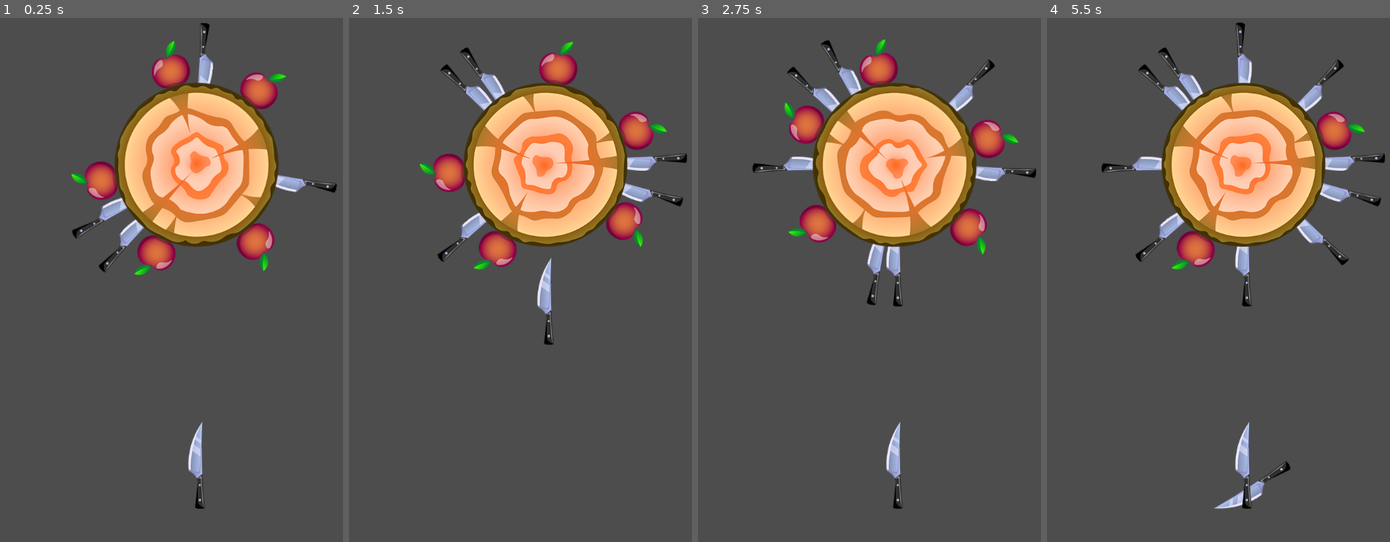
Above: before the commit, frames 1-4 (left to right).
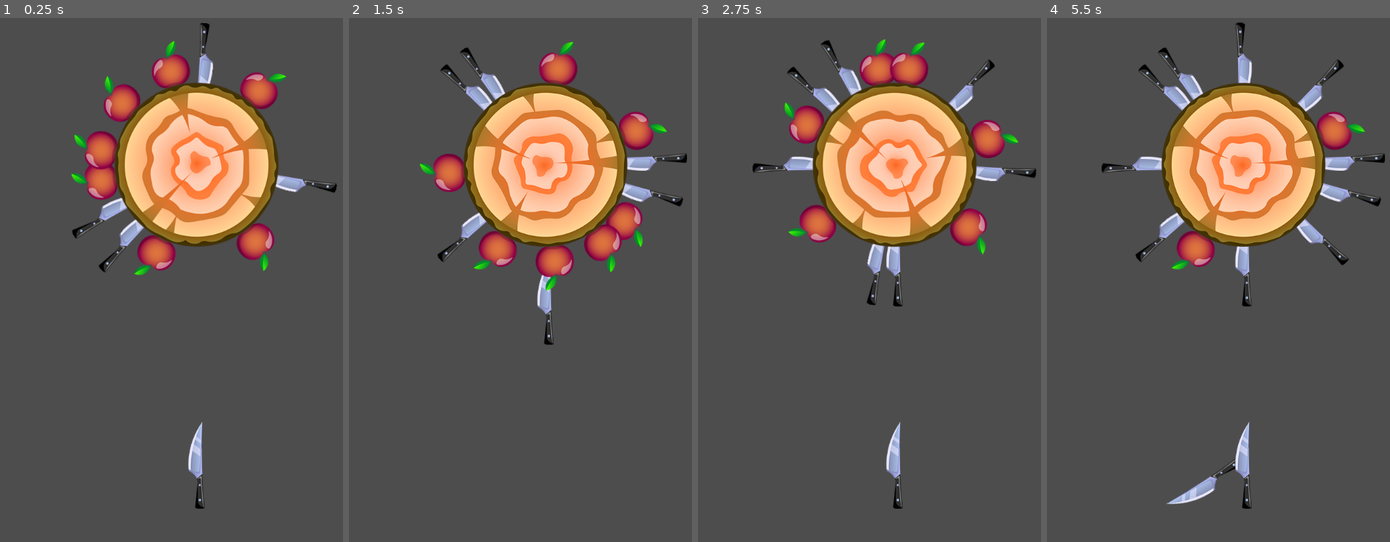
Above: after the commit, the same moments.

Repository: top-it-090304/Spin-Target
Game: Godot game, scene res://scens/game.tscn
The game is run twice, just before and just after one commit, with the same random seed, the same clock (stepped at 60 frames per second) and the same inputs.
Inputs (mouse positions are in pixels of both pictures, inside the frame that each line leads up to):
- Up to frame 1 (0.25 s): no input
- Up to frame 2 (1.5 s): move the mouse to (633, 217) at 0.52 s; click (633, 217) at 0.67 s; move the mouse to (465, 274) at 1.27 s; click (465, 274) at 1.42 s
- Up to frame 3 (2.75 s): move the mouse to (934, 117) at 2.02 s; click (934, 117) at 2.17 s
- Up to frame 4 (5.5 s): move the mouse to (1225, 363) at 2.77 s; click (1225, 363) at 2.92 s; move the mouse to (1362, 337) at 3.52 s; click (1362, 337) at 3.67 s; move the mouse to (1125, 159) at 4.27 s; click (1125, 159) at 4.42 s; move the mouse to (1263, 248) at 5.02 s; click (1263, 248) at 5.17 s

The runs differ from the first frame. In frame 1, 1.2% of the frame differs, in the area x 21-41%, y 11-30%; in frame 2, 1.2%, in the area x 54-80%, y 39-53%; in frame 3, 0.6%; in frame 4, 0.7%.

Commit message:
Сделал систему части как анимацию взрыва цели

Diff:
--- a/spin-target/elements/targets/target/target.gd
+++ b/spin-target/elements/targets/target/target.gd
@@ -4,8 +4,8 @@
 const GENERATION_LIMIT := 10
 const KNIFE_POSITION := Vector2(0, 180)
 const APPLE_POSITION := Vector2(0, 176)
-const OBJECT_MARGIN := PI / 6
-const APPLE_NUMBER_ON_TARGET = 5
+const OBJECT_MARGIN := PI / 5
+const APPLE_NUMBER_ON_TARGET = 8
 const KNIFE_NUMBER_ON_TARGET = 4
 
 var knife_scene : PackedScene = load("res://elements/knife/knife.tscn")
--- a/spin-target/elements/targets/target/target.tscn
+++ b/spin-target/elements/targets/target/target.tscn
@@ -1,7 +1,11 @@
-[gd_scene load_steps=4 format=3 uid="uid://c7grww7jg1mrn"]
+[gd_scene load_steps=8 format=3 uid="uid://c7grww7jg1mrn"]
 
 [ext_resource type="Texture2D" uid="uid://cy61tdinvfpay" path="res://assets/target1.png" id="1_4daai"]
 [ext_resource type="Script" uid="uid://b4qra0x2lyoro" path="res://elements/targets/target/target.gd" id="1_ueniy"]
+[ext_resource type="Texture2D" uid="uid://cso6wdxm7tlg8" path="res://assets/knife1.png" id="3_tpwst"]
+[ext_resource type="Texture2D" uid="uid://c3pqjrpygg8f0" path="res://assets/target1_1.png" id="4_ropi6"]
+[ext_resource type="Texture2D" uid="uid://dpv4pch7wmw7d" path="res://assets/target1_2.png" id="5_iv5lu"]
+[ext_resource type="Texture2D" uid="uid://djf4vlqrns7hj" path="res://assets/target1_3.png" id="6_6hx5f"]
 
 [sub_resource type="CircleShape2D" id="CircleShape2D_ueniy"]
 radius = 120.0
@@ -19,3 +23,61 @@
 
 [node name="ItemsContainer" type="Node2D" parent="."]
 show_behind_parent = true
+
+[node name="KnifeParticles2D" type="CPUParticles2D" parent="."]
+emitting = false
+amount = 5
+texture = ExtResource("3_tpwst")
+lifetime = 2.0
+one_shot = true
+preprocess = 0.3
+explosiveness = 1.0
+direction = Vector2(0, -1)
+spread = 80.0
+gravity = Vector2(0, 600)
+initial_velocity_min = 300.0
+initial_velocity_max = 500.0
+angular_velocity_min = -200.0
+angular_velocity_max = 200.0
+
+[node name="TargetParticles2D" type="CPUParticles2D" parent="."]
+emitting = false
+amount = 1
+texture = ExtResource("4_ropi6")
+lifetime = 2.0
+one_shot = true
+direction = Vector2(0, -1)
+spread = 180.0
+gravity = Vector2(0, 400)
+initial_velocity_min = 150.0
+initial_velocity_max = 250.0
+angular_velocity_min = -100.0
+angular_velocity_max = 100.0
+
+[node name="TargetParticles2D2" type="CPUParticles2D" parent="."]
+emitting = false
+amount = 1
+texture = ExtResource("5_iv5lu")
+lifetime = 2.0
+one_shot = true
+direction = Vector2(0, -1)
+spread = 180.0
+gravity = Vector2(0, 400)
+initial_velocity_min = 150.0
+initial_velocity_max = 250.0
+angular_velocity_min = -100.0
+angular_velocity_max = 100.0
+
+[node name="TargetParticles2D3" type="CPUParticles2D" parent="."]
+emitting = false
+amount = 1
+texture = ExtResource("6_6hx5f")
+lifetime = 2.0
+one_shot = true
+direction = Vector2(0, -1)
+spread = 180.0
+gravity = Vector2(0, 400)
+initial_velocity_min = 150.0
+initial_velocity_max = 250.0
+angular_velocity_min = -100.0
+angular_velocity_max = 100.0
